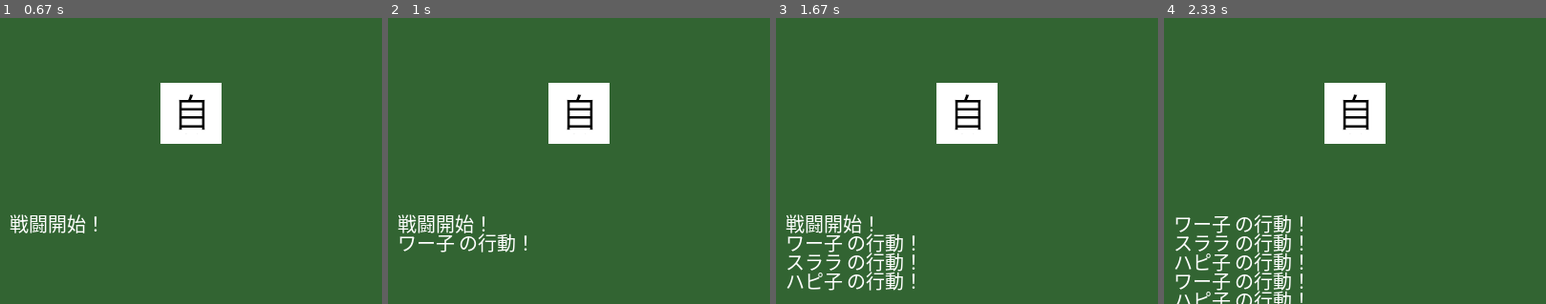
Above: before the commit, frames 1-4 (left to right).
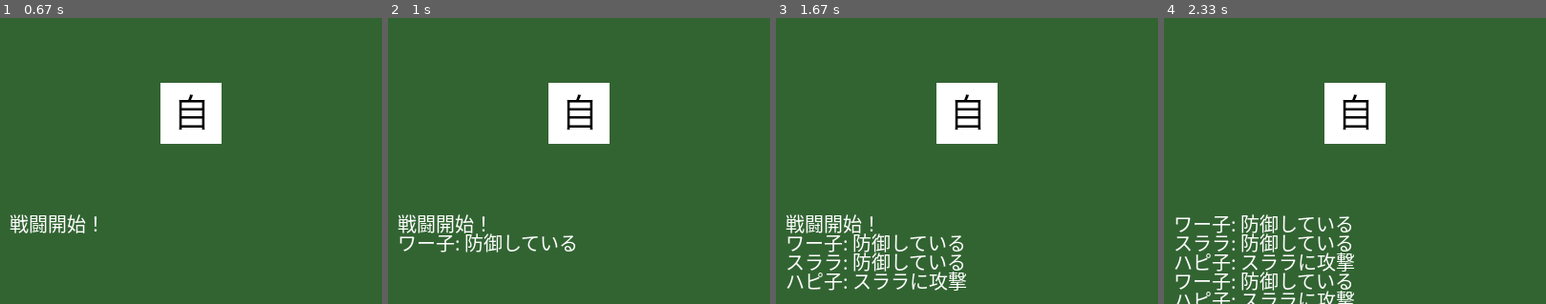
Above: after the commit, the same moments.

Repository: TakazumiHirano/pygame_fightermanaging
Game: pygame game, started from main.py
Same seed, same stepped clock (60 frames per second), same inputs: the game is played once before the commit and once after it.
Inputs (mouse positions are % of the whole screen's width and height, from its top left):
- Up to frame 1 (0.67 s): click (82, 47) at 0.38 s
- Up to frame 2 (1 s): press the mouse at (25, 33) at 0.7 s; move the mouse to (21, 24) at 0.8 s; release the mouse at (17, 15) at 0.93 s
- Up to frame 3 (1.67 s): press the mouse at (75, 33) at 1.03 s; move the mouse to (79, 26) at 1.13 s; release the mouse at (83, 18) at 1.27 s; press the mouse at (25, 67) at 1.37 s; move the mouse to (51, 39) at 1.47 s; release the mouse at (76, 12) at 1.6 s
- Up to frame 4 (2.33 s): press the mouse at (25, 33) at 1.7 s; move the mouse to (23, 32) at 1.8 s; release the mouse at (21, 31) at 1.93 s; press the mouse at (75, 33) at 2.03 s; move the mouse to (68, 27) at 2.13 s; release the mouse at (61, 21) at 2.27 s
The pictures show only the part of the screen within x 0-50%, y 50-100%; the shares and areas given below are measured in that part.

Frame 1 is identical in both runs. In frame 2, 0.9% of the frame differs, in the area x 17-49%, y 75-82%; in frame 3, 2.7%; in frame 4, 4.2%, in the area x 17-50%, y 68-100%.

Commit message:
戦闘のベースを改善

Diff:
--- a/src/engine/battle_engine.py
+++ b/src/engine/battle_engine.py
@@ -2,7 +2,10 @@
 import math
 
 class BattleEngine:
-    def __init__(self, allies, enemies):
+    def __init__(self, allies, enemies,data_manager):
+        self.allies = allies
+        self.enemies = enemies
+        self.data_manager = data_manager
         self.all_members = allies + enemies
         self.turn_counts = {char: 0 for char in self.all_members} # 各キャラの行動回数(x)
 
@@ -38,7 +41,34 @@
         return selected
 
     def resolve_action(self, actor):
-        """アクションの決定（忠誠度や信頼度によるブレ）[cite: 1]"""
-        # ここに「忠誠度が低いとサボる」「好感度が高いと庇う」などのロジックを入れる[cite: 1]
-        log = f"{actor.name} の行動！"
-        return log
+        """アクションの決定と対象の選定"""
+
+        # 1. アクションの重み設定
+        # 攻撃: 20, 防御: 10, サボり: max(0, 30 - 忠誠度)
+        slacking_weight = max(0, 30 - actor.loyalty)
+
+        action_options = ["攻撃", "防御", "サボり"]
+        weights = [20, 10, slacking_weight]
+
+        # 2. アクションの抽選（重み付きランダム）
+        chosen_action = random.choices(action_options, weights=weights, k=1)[0]
+
+        # 3. アクション内容に応じた処理とログ生成
+        log_msg = ""
+
+        if chosen_action == "攻撃":
+            # 生存している敵をリストアップ
+            targets = [e for e in (self.enemies if actor.side == "ally" else self.allies) if e.hp > 0]
+            if targets:
+                target = random.choice(targets)
+                log_msg = f"{actor.name}: {target.name}に攻撃"
+            else:
+                log_msg = f"{actor.name}: 攻撃対象がいないため待機"
+
+        elif chosen_action == "防御":
+            log_msg = f"{actor.name}: 防御している"
+
+        elif chosen_action == "サボり":
+            log_msg = f"{actor.name}: サボっている"
+
+        return log_msg
--- a/src/scenes/battle_scene.py
+++ b/src/scenes/battle_scene.py
@@ -13,7 +13,7 @@
         self.setup_characters()
 
         # 戦闘エンジンの初期化
-        self.engine = BattleEngine(self.allies, self.enemies)
+        self.engine = BattleEngine(self.allies, self.enemies,data_manager)
         self.battle_logs = ["戦闘開始！"]
 
     def setup_characters(self):
